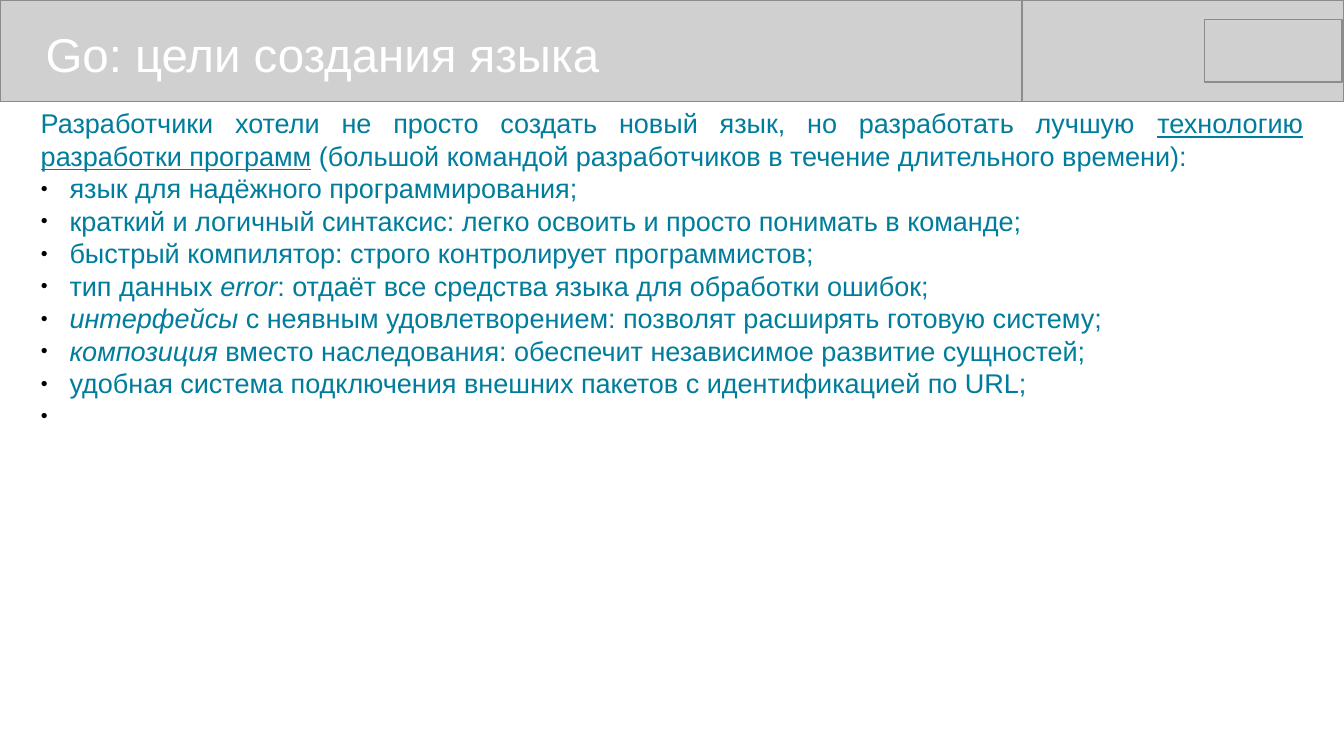
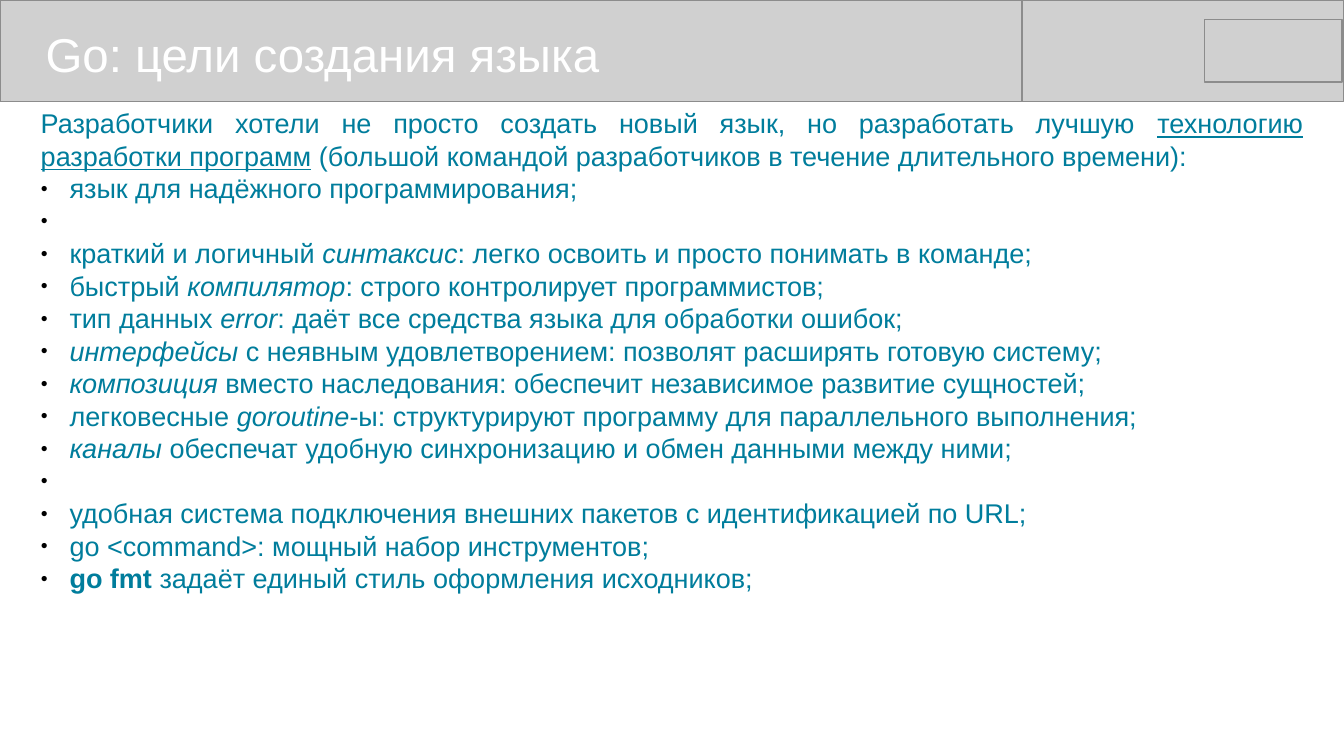
Before and after one commit to mike-shock/Go_language, a slide deck: slide 5 of Go_Review.odp. Drawn at 1344x756 pixels with LibreOffice and Linux fonts; fonts in the diff are those of the drawing; grey boxes stand for pictures. Boxes give left, top, right and bottom in pixels: in the first picture for what was removed or moved away, otherwise in the second. Text is boxed around its words. In the diff, an @@ line names an element or a change of style, - is before the commit and + after.

```diff
--- a/Go_Review.odp
+++ b/Go_Review.odp
@@ text at [70, 243, 1032, 301]: italic on in "синтаксис:", "компилятор:" @@
@@ text at [70, 308, 903, 333]: text changed @@
-● тип данных error: отдаёт все средства языка для обработки ошибок;
+● тип данных error: даёт все средства языка для обработки ошибок;
@@ text at [70, 406, 1137, 463]: paragraphs added @@
+● легковесные goroutine-ы: структурируют программу для параллельного выполнения;
+● каналы обеспечат удобную синхронизацию и обмен данными между ними;
@@ text at [70, 536, 753, 593]: paragraphs added @@
+● go <command>: мощный набор инструментов;
+● go fmt задаёт единый стиль оформления исходников;
```
Also in this commit, not shown: 9 other slides changed, 1 other file.
